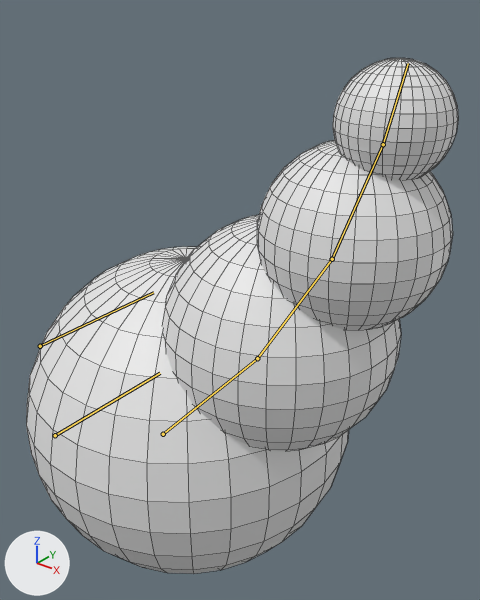
Renders of the Blender file Assets/Art/Blend Files/Shooter.blend from each side of a commit.
Rendered twice from a camera (50 mm lens) standing at (2.45, -2.57, 3.43) and looking at (0.3, 0.12, 1.76). Arrows for +X, +Y and +Z are at lower left; the lights stay in place. The picture after the commit comes second. The bones that bend it are drawn over the model as lines. Mesh edges are drawn as thin lines.
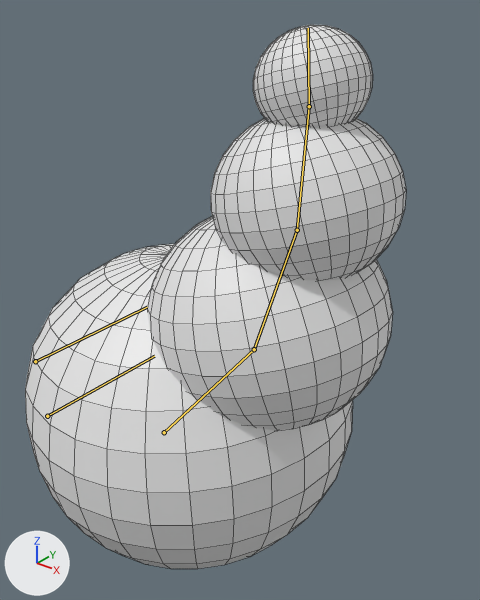
The newer file adds an action. The first version stands in its rest pose; the second is drawn at frame 6 of the action 'Attack'.

What differs and where, as boxes (x1, y1, x2, y2) in the pictures (480 x 600 px):
'sphere_3', posed (12% narrower): before (26, 58, 458, 574); after (25, 25, 406, 569)
bone 'Bone', root to tip: before (163, 434) to (257, 358); after (164, 432) to (254, 349)
bone 'Bone.001', root to tip: before (257, 358) to (332, 259); after (254, 349) to (297, 230)
bone 'Bone.004', root to tip: before (40, 346) to (153, 292); after (35, 361) to (147, 307)
bone 'Bone.005', root to tip: before (55, 435) to (160, 373); after (47, 416) to (154, 356)

The change, as a list of edits to the scene's bpy script:
```text
Change bone_bone:
    where bone_bone = bpy.data.objects['Armature'].pose.bones['Bone']
    bone_bone.location: (0.0, 0.0, 0.0) -> (-0.004, 0.018, 0.0)
    bone_bone.rotation_quaternion: (1.0, 0.0, 0.0, 0.0) -> (1.0, 0.0, 0.0, 0.024)  # degrees (0, 0, 0) -> degrees (0, 0, 3)
Change bone_bone_001:
    where bone_bone_001 = bpy.data.objects['Armature'].pose.bones['Bone.001']  # child of 'Bone'
    bone_bone_001.rotation_quaternion: (1.0, 0.0, 0.0, 0.0) -> (0.993, -0.002, -0.013, 0.12)  # degrees (0, 0, 0) -> degrees (0, -1, 14)
Change bone_bone_004:
    where bone_bone_004 = bpy.data.objects['Armature'].pose.bones['Bone.004']
    bone_bone_004.location: (0.0, 0.0, 0.0) -> (0.037, 0.0, -0.131)
    bone_bone_004.rotation_quaternion: (1.0, 0.0, 0.0, 0.0) -> (0.957, -0.001, -0.29, 0.001)  # degrees (0, 0, 0) -> degrees (0, -34, 0)
Change bone_bone_005:
    where bone_bone_005 = bpy.data.objects['Armature'].pose.bones['Bone.005']
    bone_bone_005.location: (0.0, 0.0, 0.0) -> (-0.13, 0.001, 0.054)
    bone_bone_005.rotation_quaternion: (1.0, 0.0, 0.0, 0.0) -> (0.954, 0.001, 0.3, -0.001)  # degrees (0, 0, 0) -> degrees (0, 35, 0)
```
